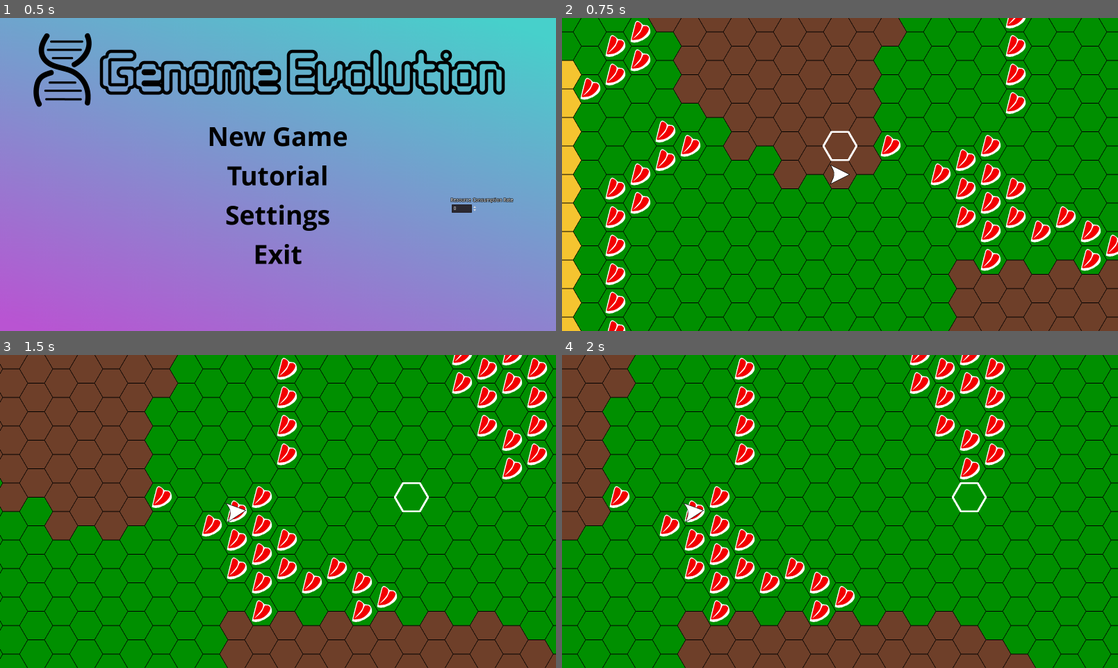
Above: before the commit, frames 1-4 (two rows, left to right).
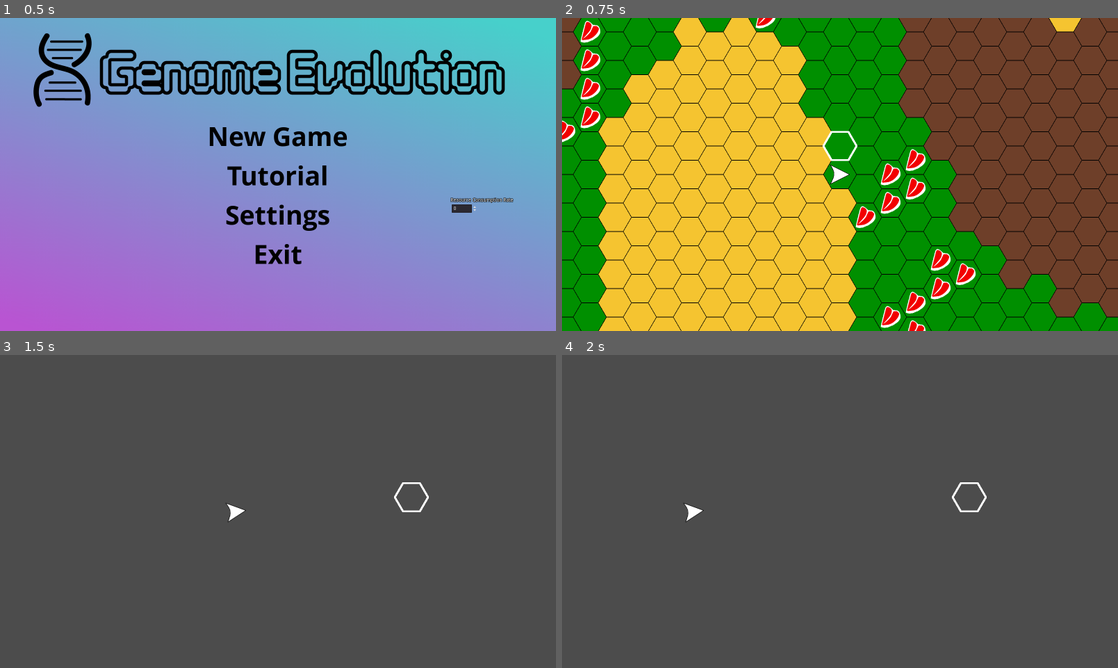
Above: after the commit, the same moments.

Repository: zachadel/GenomeEvolution
Game: Godot game, scene res://Scenes/Main.tscn
The game is run twice, just before and just after one commit, with the same random seed, the same clock (stepped at 60 frames per second) and the same inputs.
Inputs (mouse positions are in pixels of both pictures, inside the frame that each line leads up to):
- Up to frame 1 (0.5 s): no input
- Up to frame 2 (0.75 s): click "New Game" at 0.5 s
- Up to frame 3 (1.5 s): tap Enter at 1.25 s; move the mouse to (400, 495) at 1.27 s; press the mouse at (400, 495) at 1.28 s; hold Right (ui_right) from 1.28 s (still down)
- Up to frame 4 (2 s): keep holding Right (ui_right)

Frame 1 is identical in both runs. In frame 2, 80% of the frame differs, in the area x 0-100%, y 0-100%; in frame 3, 100%; in frame 4, 100%.

Commit message:
Began work on infinite terrain and being able to shift the TileMaps

Diff:
--- a/Scenes/WorldMap/WorldMapOld.tscn
+++ b/Scenes/WorldMap/WorldMapOld.tscn
@@ -3,7 +3,6 @@
 [ext_resource path="res://Scripts/WorldMap/WorldMaptt.gd" type="Script" id=1]
 [ext_resource path="res://Scripts/WorldMap/UIPanel.gd" type="Script" id=2]
 [ext_resource path="res://Scripts/WorldMap/ResourceStatsPanel.gd" type="Script" id=3]
-
 
 [node name="WorldMapControl" type="Control"]
 anchor_left = 0.5
@@ -38,7 +37,6 @@
 columns = 2
 
 [node name="ResPanel1" type="Panel" parent="WorldMap_UI/UIPanel/GridContainer"]
-editor/display_folded = true
 self_modulate = Color( 1, 1, 1, 0.470588 )
 margin_right = 300.0
 margin_bottom = 60.0
--- a/Scripts/WorldMap/BiomeMap.gd
+++ b/Scripts/WorldMap/BiomeMap.gd
@@ -8,7 +8,7 @@
 #to the current code.
 
 #Formula to calculate size reduction of tiles: offset = x - floor(.5*sqrt(x^2 - y^2))
-
+var center_indices = Vector2(0,0)
 
 var chunk_size = 32
 
@@ -16,7 +16,7 @@
 var tiebreak_generator
 var tile_texture_size = Vector2(0, 0)
 
-const GEN_SCALING = 100 #allows for integers in the biome.cfg file, since there is currently a bug in Godot which prevents reading in floats from nested arrays
+var modified_tiles
 
 func _ready():
 	var i = 0
@@ -40,14 +40,45 @@
 	cell_size.x = tile_texture_size.x - floor(.5 * sqrt(pow(tile_texture_size.x, 2) - pow(tile_texture_size.y, 2)))
 	cell_half_offset = TileMap.HALF_OFFSET_Y
 
-func setup(_biome_generator, _tiebreak_generator, _chunk_size = 32):
+func setup(_biome_generator, _tiebreak_generator, _chunk_size = 32, starting_pos = Vector2(0,0)):
+	modified_tiles = {}
+
 	biome_generator = _biome_generator
 	tiebreak_generator = _tiebreak_generator
 	chunk_size = _chunk_size
 
-	for i in range(-chunk_size, chunk_size):
-		for j in range(-chunk_size, chunk_size):
+	center_indices = starting_pos
+
+	for i in range(-chunk_size + center_indices.x, chunk_size + center_indices.x + 1):
+		for j in range(-chunk_size + center_indices.y, chunk_size + center_indices.y + 1):
 			set_cell(i, j, get_biome(i, j))
+
+#These shifts should be in terms of coordinates (so integers)
+#NOTE: Currentlly this assumes that any shift is smaller than the chunk_size
+func shift_map(shift_x, shift_y):
+
+	if abs(shift_x) > 0:
+		var unit_x = int(shift_x / abs(shift_x))
+
+		#Shift the number of times necessary for the x coordinate
+		for i in range(abs(shift_x)):
+			center_indices.x += unit_x
+
+			for j in range(-chunk_size, chunk_size + 1):
+				set_cell(center_indices.x + chunk_size * unit_x, j + center_indices.y, get_biome(center_indices.x + chunk_size*unit_x, j + center_indices.y))
+				set_cell(center_indices.x - (chunk_size + 1) * unit_x, j + center_indices.y, -1)
+
+	if abs(shift_y) > 0:
+		var unit_y = int(shift_y / abs(shift_y))
+
+		#Shift the number of times necessary for the x coordinate
+		for i in range(abs(shift_y)):
+			center_indices.y += unit_y
+
+			for j in range(-chunk_size, chunk_size + 1):
+				set_cell(j + center_indices.x, center_indices.y + chunk_size * unit_y, get_biome(j + center_indices.x, center_indices.y + chunk_size * unit_y))
+				set_cell(j + center_indices.x, center_indices.y - (chunk_size + 1) * unit_y, -1)
+
 """
 
 	Notes: The input to this function MUST be in terms of the tile_map
--- a/Scripts/WorldMap/ResourceMap.gd
+++ b/Scripts/WorldMap/ResourceMap.gd
@@ -1,12 +1,16 @@
 extends TileMap
 
 var chunk_size = 32
+
+var center_indices = Vector2(0,0)
 
 var biome_generator
 var tiebreak_generator
 var resource_generator
 
 var tile_texture_size
+
+var modified_tiles
 
 func _ready():
 	var i = 0
@@ -31,16 +35,53 @@
 	cell_half_offset = TileMap.HALF_OFFSET_Y
 	pass
 
-func setup(_biome_generator, _resource_generator, _tiebreak_generator, _chunk_size = 32):
+func setup(_biome_generator, _resource_generator, _tiebreak_generator, _chunk_size = 32, starting_pos = Vector2(0,0)):
 	biome_generator = _biome_generator
 	resource_generator = _resource_generator
 	tiebreak_generator = _tiebreak_generator
 
 	chunk_size = _chunk_size
 
-	for i in range(-chunk_size, chunk_size):
-		for j in range(-chunk_size, chunk_size):
+	center_indices = starting_pos
+
+	for i in range(-chunk_size + center_indices.x, chunk_size + center_indices.x + 1):
+		for j in range(-chunk_size + center_indices.y, chunk_size + center_indices.y + 1):
 			set_cell(i, j, get_resource(i, j))
+
+func draw_map_at(indices):
+#	var cells = get_used_cells()
+#
+#	for cell in cells:
+#		set_cellv(cell, -1)
+	#Note that graphics are from the top left, so to iterate over
+	#rows, then columns, you iterate through y, then through x
+	for i in range(-chunk_size + indices.x, chunk_size + indices.x + 1):
+		for j in range(-chunk_size + indices.y, chunk_size + indices.y + 1):
+			set_cell(i, j, get_resource(i, j))
+
+func shift_map(shift_x, shift_y):
+
+	if abs(shift_x) > 0:
+		var unit_x = int(shift_x / abs(shift_x))
+
+		#Shift the number of times necessary for the x coordinate
+		for i in range(abs(shift_x)):
+			center_indices.x += unit_x
+
+			for j in range(-chunk_size, chunk_size + 1):
+				set_cell(center_indices.x + chunk_size * unit_x, j + center_indices.y, get_resource(center_indices.x + chunk_size*unit_x, j + center_indices.y))
+				set_cell(center_indices.x - (chunk_size + 1) * unit_x, j + center_indices.y, -1)
+
+	if abs(shift_y) > 0:
+		var unit_y = int(shift_y / abs(shift_y))
+
+		#Shift the number of times necessary for the x coordinate
+		for i in range(abs(shift_y)):
+			center_indices.y += unit_y
+
+			for j in range(-chunk_size, chunk_size + 1):
+				set_cell(j + center_indices.x, center_indices.y + chunk_size * unit_y, get_resource(j + center_indices.x, center_indices.y + chunk_size * unit_y))
+				set_cell(j + center_indices.x, center_indices.y - (chunk_size + 1) * unit_y, -1)
 
 """
 	Notes: The input to this function MUST be in terms of the tile_map
--- a/Scripts/WorldMap/WorldMap.gd
+++ b/Scripts/WorldMap/WorldMap.gd
@@ -12,61 +12,60 @@
 #this will be the case if the player sprite and the tiles are the same size
 var player_sprite_offset = Vector2(0,0)
 
-var modified_tiles
-
 var current_player
 
-var default_start = Vector2(800,400)
+var default_start = Vector2(0,0)
 
 var biome_generator
 var tiebreak_generator
 var resource_generator
 
-var chunk_size = 64
+var chunk_size = 16
+var starting_pos = Vector2(0,0)
+
+var map_offset = Vector2(0,0)
 
 var tile_sprite_size = Vector2(0,0)
 
 #If you want to test this scene apart from others, just uncomment this block
 func _ready():
-#	biome_generator = OpenSimplexNoise.new()
-#	tiebreak_generator = OpenSimplexNoise.new()
-#	resource_generator = OpenSimplexNoise.new()
-#
-#	biome_generator.seed = randi()
-#	biome_generator.octaves = 3
-#	biome_generator.period = 20
-#	biome_generator.persistence = .5
-#	biome_generator.lacunarity = .7
-#
-#	tiebreak_generator.seed = randi()
-#	tiebreak_generator.octaves = 3
-#	tiebreak_generator.period = 40
-#	tiebreak_generator.persistence = 1
-#	tiebreak_generator.lacunarity = 1
-#
-#	resource_generator.seed = randi()
-#	resource_generator.octaves = 8
-#	resource_generator.period = 5
-#	resource_generator.persistence = .1
-#	resource_generator.lacunarity = .7
-#
-#	tile_sprite_size = $BiomeMap.tile_texture_size
-#	$BiomeMap.setup(biome_generator, tiebreak_generator, chunk_size)
-#	$ResourceMap.setup(biome_generator, resource_generator, tiebreak_generator, chunk_size)
-#
-#	current_player = load("res://Scenes/Player/Player.tscn")
-#	current_player.position = $BiomeMap.map_to_world($BiomeMap.world_to_map(default_start)) + tile_sprite_size / 2 + player_sprite_offset
-#
-#	$MapCamera.position = current_player.position
-#
-#	if is_visible_in_tree():
-#		$MapCamera.make_current()
+	biome_generator = OpenSimplexNoise.new()
+	tiebreak_generator = OpenSimplexNoise.new()
+	resource_generator = OpenSimplexNoise.new()
+
+	biome_generator.seed = randi()
+	biome_generator.octaves = 3
+	biome_generator.period = 20
+	biome_generator.persistence = .5
+	biome_generator.lacunarity = .7
+
+	tiebreak_generator.seed = randi()
+	tiebreak_generator.octaves = 3
+	tiebreak_generator.period = 40
+	tiebreak_generator.persistence = 1
+	tiebreak_generator.lacunarity = 1
+
+	resource_generator.seed = randi()
+	resource_generator.octaves = 8
+	resource_generator.period = 5
+	resource_generator.persistence = .1
+	resource_generator.lacunarity = .7
+
+	tile_sprite_size = $BiomeMap.tile_texture_size
+	$BiomeMap.setup(biome_generator, tiebreak_generator, chunk_size, starting_pos)
+	$ResourceMap.setup(biome_generator, resource_generator, tiebreak_generator, chunk_size, starting_pos)
+
+	current_player = load("res://Scenes/Player/Player.tscn").instance()
+	current_player.position = $BiomeMap.map_to_world($BiomeMap.world_to_map(default_start)) + tile_sprite_size / 2 + player_sprite_offset
+
+	$MapCamera.position = current_player.position
+
+	if is_visible_in_tree():
+		$MapCamera.make_current()
 
 	pass
 
 func setup(biome_seed, resource_seed, tiebreak_seed, _chunk_size, player):
-	modified_tiles = {}
-
 	chunk_size = _chunk_size
 
 	biome_generator = OpenSimplexNoise.new()
@@ -92,8 +91,8 @@
 	resource_generator.lacunarity = .7
 
 	tile_sprite_size = $BiomeMap.tile_texture_size
-	$BiomeMap.setup(biome_generator, tiebreak_generator, chunk_size)
-	$ResourceMap.setup(biome_generator, resource_generator, tiebreak_generator, chunk_size)
+	$BiomeMap.setup(biome_generator, tiebreak_generator, chunk_size, starting_pos)
+	$ResourceMap.setup(biome_generator, resource_generator, tiebreak_generator, chunk_size, starting_pos)
 
 	#we assume that the player sprite is smaller than the tiles
 	current_player = player
@@ -124,21 +123,55 @@
 	#This if statement prevents the world map from "stealing" inputs from other places
 	#NOTE: This is absolutely necessary.  I've tried it without this, and only input
 	#that would be handled in _input is stopped when .hide() is called.  To be consistent
-	#however, I have used if is_visible_in_tree().
+	#however, I have used if is_visible_in_tree() in _input as well.
 	if is_visible_in_tree():
 		var tile_position = $BiomeMap.world_to_map(get_global_mouse_position())
 		var tile_index = $BiomeMap.get_cellv(tile_position)
 
 		$CursorHighlight.position = $BiomeMap.map_to_world(tile_position) + tile_sprite_size / 2
 
+		var camera_change = false
+		var shift = Vector2(0,0)
+
 		if Input.is_action_pressed("ui_up"):
 			$MapCamera.offset.y -= CAMERA_MOVEMENT*$MapCamera.zoom.y
+			map_offset.y -= CAMERA_MOVEMENT*$MapCamera.zoom.y
+
 		if Input.is_action_pressed("ui_right"):
 			$MapCamera.offset.x += CAMERA_MOVEMENT*$MapCamera.zoom.x
+			map_offset.x += CAMERA_MOVEMENT*$MapCamera.zoom.x
+
 		if Input.is_action_pressed("ui_down"):
 			$MapCamera.offset.y += CAMERA_MOVEMENT*$MapCamera.zoom.y
+			map_offset.y += CAMERA_MOVEMENT*$MapCamera.zoom.y
+
 		if Input.is_action_pressed("ui_left"):
 			$MapCamera.offset.x -= CAMERA_MOVEMENT*$MapCamera.zoom.x
+			map_offset.x -= CAMERA_MOVEMENT*$MapCamera.zoom.x
+
+		#Need to modify
+		#Notice that the size of the tiles change as you zoom in and out
+		#This must be factored into the threshold in some way
+		#Weird speed issues are due to the way that the camera moves
+		#Since the camera moves in blocks of 10, there's a natural
+		#gap of 4 pixes of shift that gets lost, maybe?
+		if abs(map_offset.x) > tile_sprite_size.x or abs(map_offset.y) > tile_sprite_size.y:
+			if map_offset.x < -Game.TOLERANCE:
+				shift.x = -2
+				map_offset.x += tile_sprite_size.x
+			elif map_offset.x > Game.TOLERANCE:
+				shift.x = 2
+				map_offset.x -= tile_sprite_size.x
+
+			if map_offset.y < -Game.TOLERANCE:
+				shift.y = -2
+				map_offset.y += tile_sprite_size.y
+			elif map_offset.y > Game.TOLERANCE:
+				shift.y = 2
+				map_offset.y -= tile_sprite_size.y
+
+			shift_maps(shift)
+
 
 func _input(event):
 	#This if statement prevents the world map from "stealing" inputs from other places
@@ -148,15 +181,18 @@
 		if event.is_action_pressed("mouse_left"):
 			var tile_position = $BiomeMap.world_to_map(get_global_mouse_position())
 			var tile_index = $BiomeMap.get_cellv(tile_position)
-			var updated_position = $BiomeMap.map_to_world(tile_position) + tile_sprite_size / 2
-
+
+			var old_position = current_player.position
 			var new_position = $BiomeMap.map_to_world(tile_position) + tile_sprite_size/2 + player_sprite_offset
+
 			current_player.rotate_sprite((new_position - current_player.position).angle())
 			current_player.position = new_position
 
 			$MapCamera.position = new_position
 			$MapCamera.offset = Vector2(0,0)
-			#Prevents weird interpolation/snapping of camera
+
+			shift_maps(new_position - old_position)
+			#Prevents weird interpolation/snapping of camera if smoothing is desired
 #			if $MapCamera.offset.length_squared() > 0:
 #				$MapCamera.position = $MapCamera.position
 #				$MapCamera.reset_smoothing()
@@ -164,8 +200,10 @@
 			emit_signal("tile_clicked", tile_index)
 			print('Biome: ', $BiomeMap.get_biome(tile_position.x, tile_position.y))
 			print('Resource: ', $ResourceMap.get_resource(tile_position.x, tile_position.y))
-			print('Biome Random Value: ', biome_generator.get_noise_2d(tile_position.x, tile_position.y) * $BiomeMap.GEN_SCALING)
+			print('Biome Random Value: ', biome_generator.get_noise_2d(tile_position.x, tile_position.y) * Game.GEN_SCALING)
 			print('Tile location: ', tile_position)
+			print('Camera position: ', $MapCamera.position)
+			print('Camera offset: ', $MapCamera.offset)
 
 		if event.is_action("zoom_in"):
 			$MapCamera.zoom.x = clamp($MapCamera.zoom.x - ZOOM_UPDATE, MIN_ZOOM, MAX_ZOOM)
@@ -176,6 +214,11 @@
 
 		if event.is_action("center_camera"):
 			$MapCamera.offset = Vector2(0,0)
+
+#Expects shifts in terms of the tile maps coordinates
+func shift_maps(position):
+	$BiomeMap.shift_map(int(position.x), int(position.y))
+	$ResourceMap.shift_map(int(position.x), int(position.y))
 
 #center_tile: Vector2
 #observation_radius: integer radius
